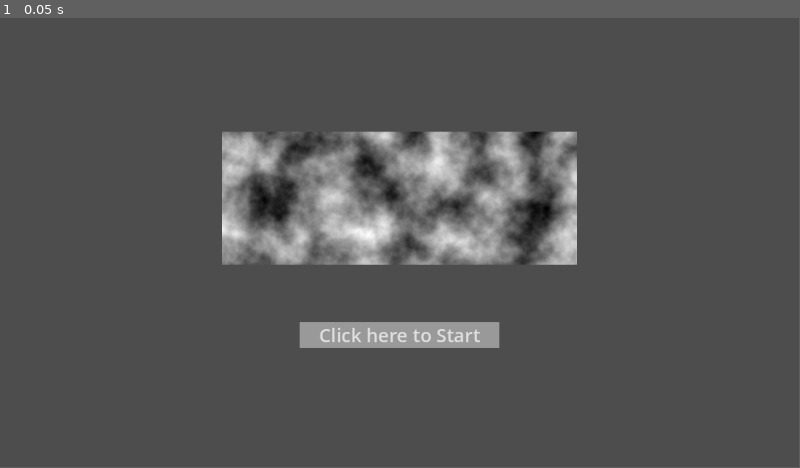
Above: before the commit, frame 1.
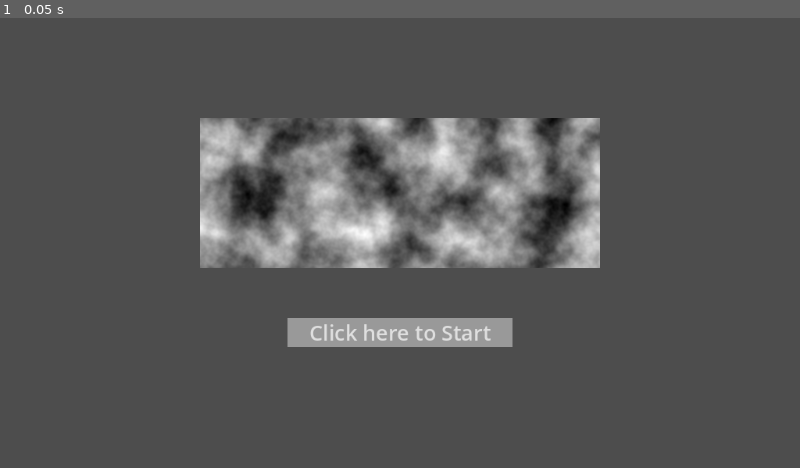
Above: after the commit, the same moment.

Repository: whitehatcat-JE/TowerDefenceGameJam
Game: Godot game, scene res://UI/MenuUI.tscn
Same seed, same stepped clock (60 frames per second), same inputs: the game is played once before the commit and once after it. The project has no main scene, so this scene is started directly.
Inputs:
- Up to frame 1 (0.05 s): no input
In our replay, the window is 799x449 before the commit and 800x450 after it. These sizes can differ from the game's own. Grey fills any space a smaller window leaves; there, only what the larger window draws over its background counts as a difference.

The runs differ from the first frame. In frame 1, 10% of the frame differs, in the area x 25-75%, y 22-74%.

Commit message:
Exposed buttons in UI scenes.

Diff:
--- /dev/null
+++ b/UI/MenuUI.gd
@@ -0,0 +1,6 @@
+extends Control
+
+signal start_pressed;
+
+func _on_start_button_pressed():
+	start_pressed.emit()
--- a/UI/MenuUI.tscn
+++ b/UI/MenuUI.tscn
@@ -1,5 +1,6 @@
-[gd_scene load_steps=6 format=3 uid="uid://d228jnajkcqxe"]
+[gd_scene load_steps=7 format=3 uid="uid://d228jnajkcqxe"]
 
+[ext_resource type="Script" path="res://UI/MenuUI.gd" id="1_a56fx"]
 [ext_resource type="StyleBox" uid="uid://bp8k6o2mxjupy" path="res://UI/UILightGray.stylebox" id="1_b3mgw"]
 [ext_resource type="StyleBox" uid="uid://dpcai1ghlgd3s" path="res://UI/UIHover.stylebox" id="2_nq0ld"]
 [ext_resource type="StyleBox" uid="uid://bxaxtua03o8bv" path="res://UI/UIGrey.stylebox" id="3_lkpo7"]
@@ -17,6 +18,7 @@
 anchor_bottom = 1.0
 grow_horizontal = 2
 grow_vertical = 2
+script = ExtResource("1_a56fx")
 
 [node name="Title" type="TextureRect" parent="."]
 layout_mode = 1
@@ -54,3 +56,5 @@
 theme_override_styles/disabled = ExtResource("1_b3mgw")
 theme_override_styles/focus = ExtResource("1_b3mgw")
 text = "Click here to Start"
+
+[connection signal="pressed" from="StartButton" to="." method="_on_start_button_pressed"]
--- a/project.godot
+++ b/project.godot
@@ -17,6 +17,11 @@
 [autoload]
 
 Stats="*res://player/Stats.gd"
+
+[display]
+
+window/size/viewport_width=1024
+window/size/viewport_height=576
 
 [input]
 
